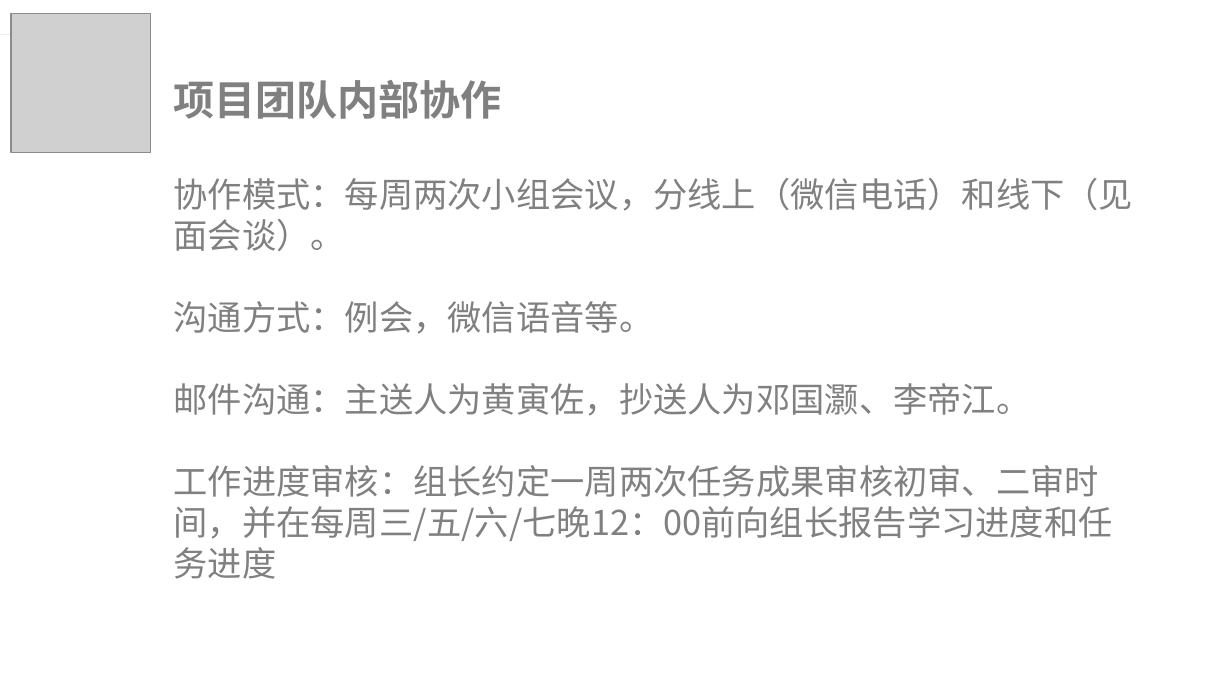
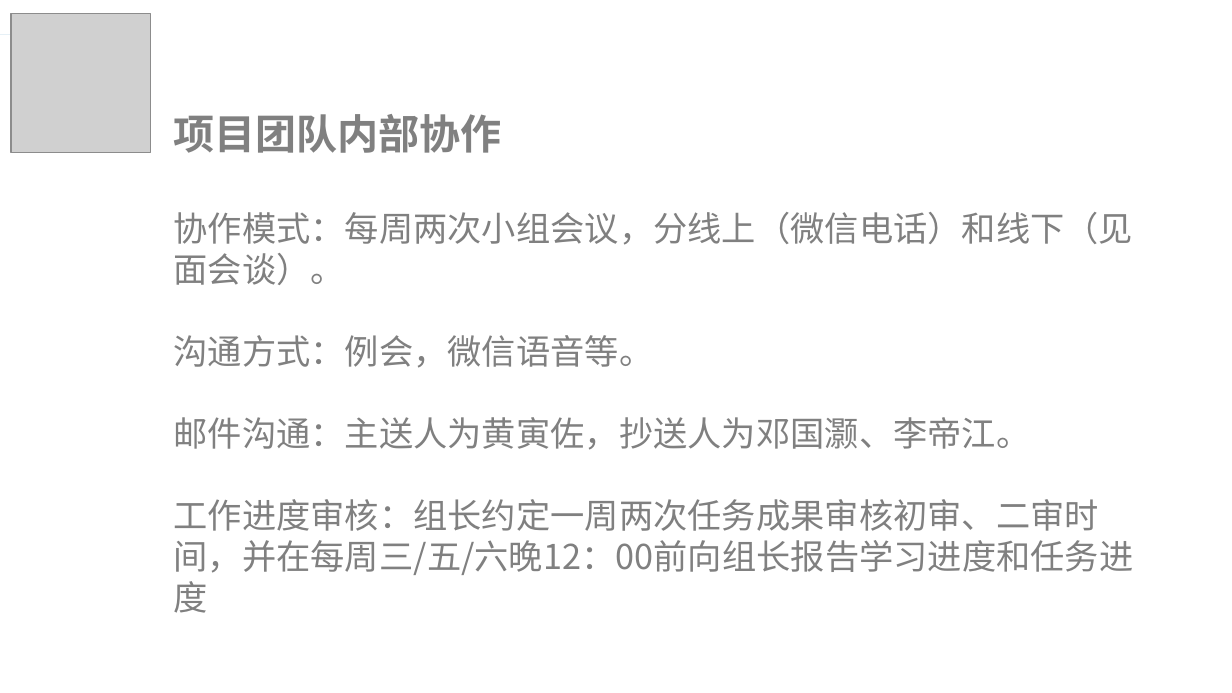
Before and after one commit to lorenzoyoung/ZUCC-Lazy-Bone, a slide deck: slide 23 of 评审PPT/项目计划/ZUCCLazyBone项目计划.pptx (slide 22 before the commit). Drawn at 1232x693 pixels with LibreOffice and Linux fonts; fonts in the diff are those of the drawing; grey boxes stand for pictures. Boxes give left, top, right and bottom in pixels: in the first picture for what was removed or moved away, otherwise in the second. Text is boxed around its words. In the diff, an @@ line names an element or a change of style, - is before the commit and + after.

```diff
--- a/评审PPT/项目计划/ZUCCLazyBone项目计划.pptx
+++ b/评审PPT/项目计划/ZUCCLazyBone项目计划.pptx
@@ text "项目团队内部协作": place and size @@
-text "项目团队内部协作" at (174,80,1134,541)
+text "项目团队内部协作" at (174,114,1134,575)
@@ text at (174,499,1134,575): text changed @@
-工作进度审核：组长约定一周两次任务成果审核初审、二审时间，并在每周三/五/六/七晚12：00前向组长报告学习进度和任务进度
+工作进度审核：组长约定一周两次任务成果审核初审、二审时间，并在每周三/五/六晚12：00前向组长报告学习进度和任务进度
```
Also in this commit, not shown: 3 other slides changed, 1 slide added, 1 other file.
